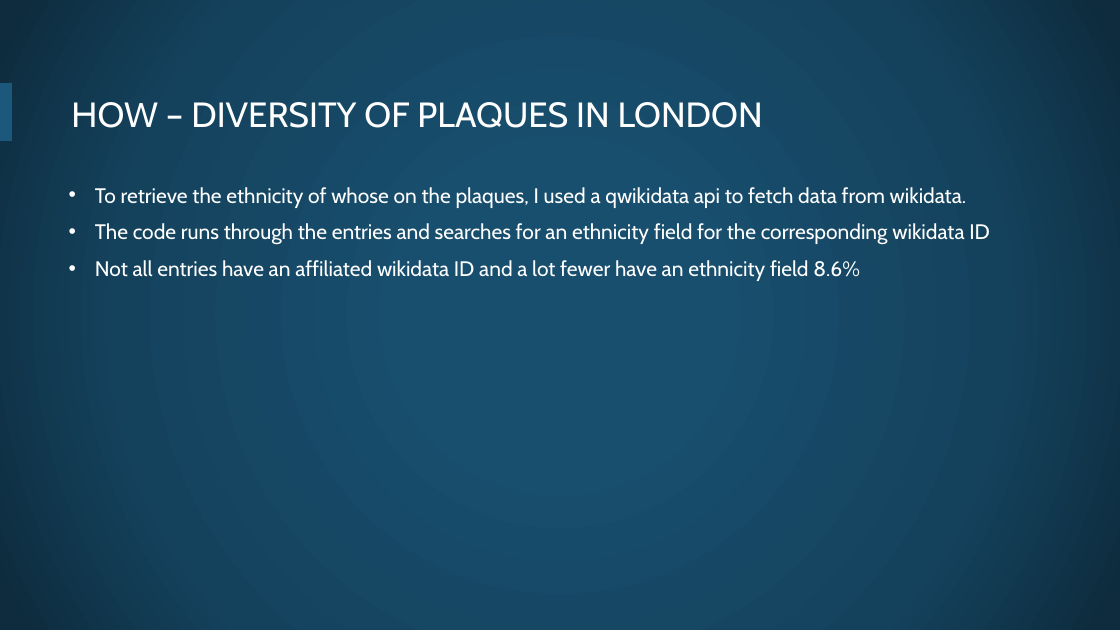
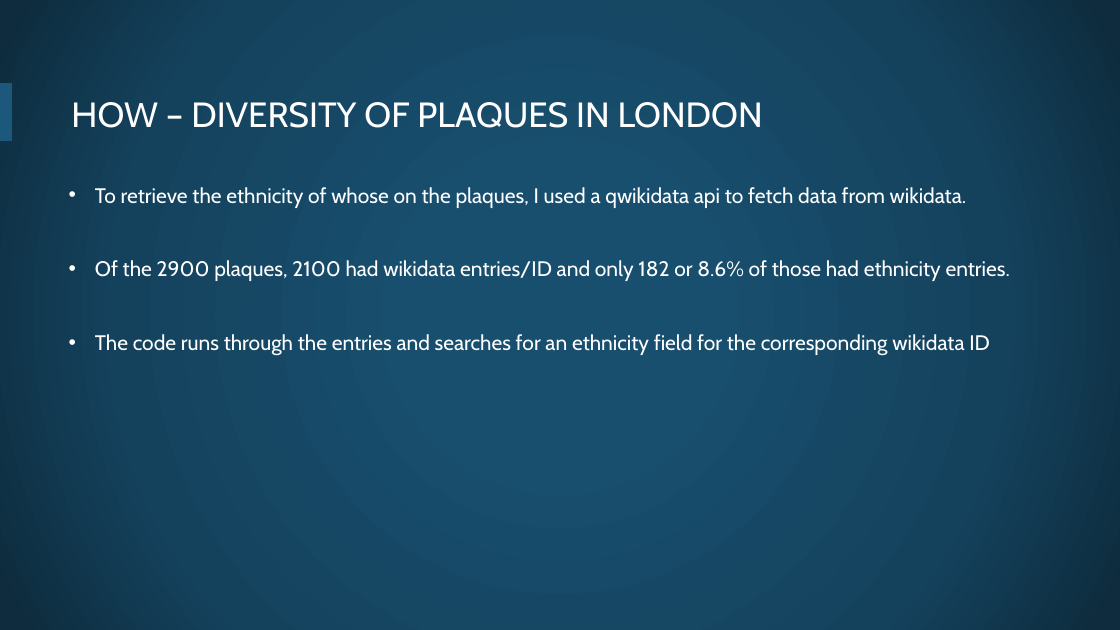
Before and after one commit to openheritage/open-plaques-diversity, a slide deck: slide 5 of The diversity of plaques in London.pptx. Drawn at 1120x630 pixels with LibreOffice and Linux fonts; fonts in the diff are those of the drawing; background and template pictures are left out. Boxes give left, top, right and bottom in pixels: in the first picture for what was removed or moved away, otherwise in the second. Text is boxed around its words. In the diff, an @@ line names an element or a change of style, - is before the commit and + after.

```diff
--- a/The diversity of plaques in London.pptx
+++ b/The diversity of plaques in London.pptx
@@ text at bbox=[95, 260, 1010, 281]: paragraph added @@
+• Of the 2900 plaques, 2100 had wikidata entries/ID and only 182 or 8.6% of those had ethnicity entries.
@@ text at bbox=[95, 260, 860, 281]: paragraph removed @@
-• Not all entries have an affiliated wikidata ID and a lot fewer have an ethnicity field 8.6%
```
Also in this commit, not shown: 6 other slides changed, 1 slide added.
